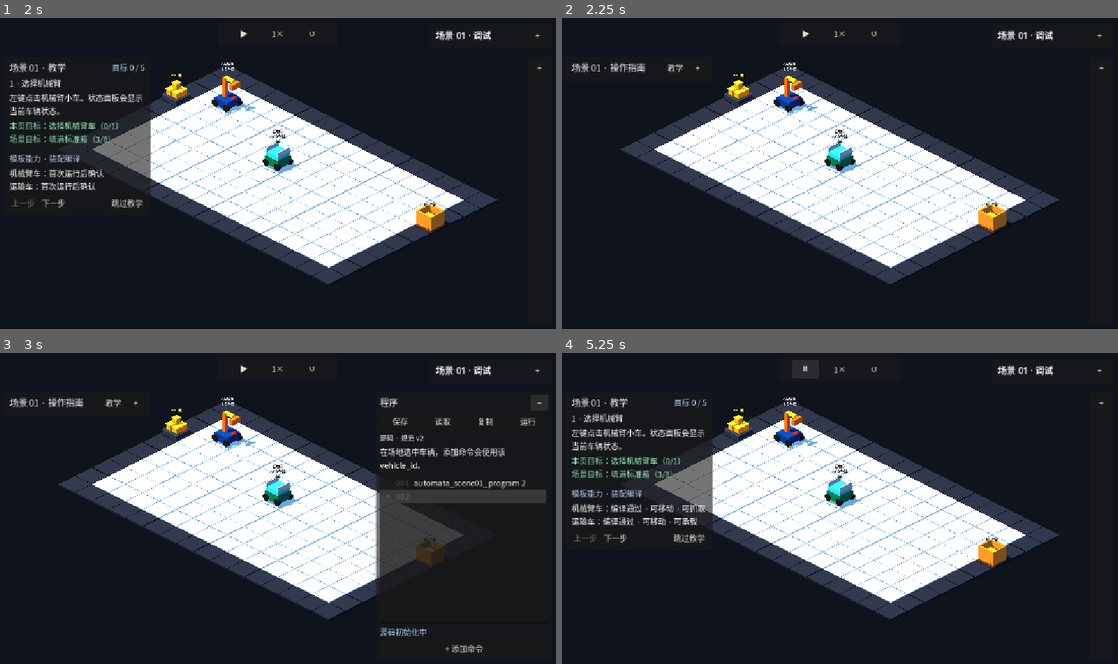
Above: before the commit, frames 1-4 (two rows, left to right).
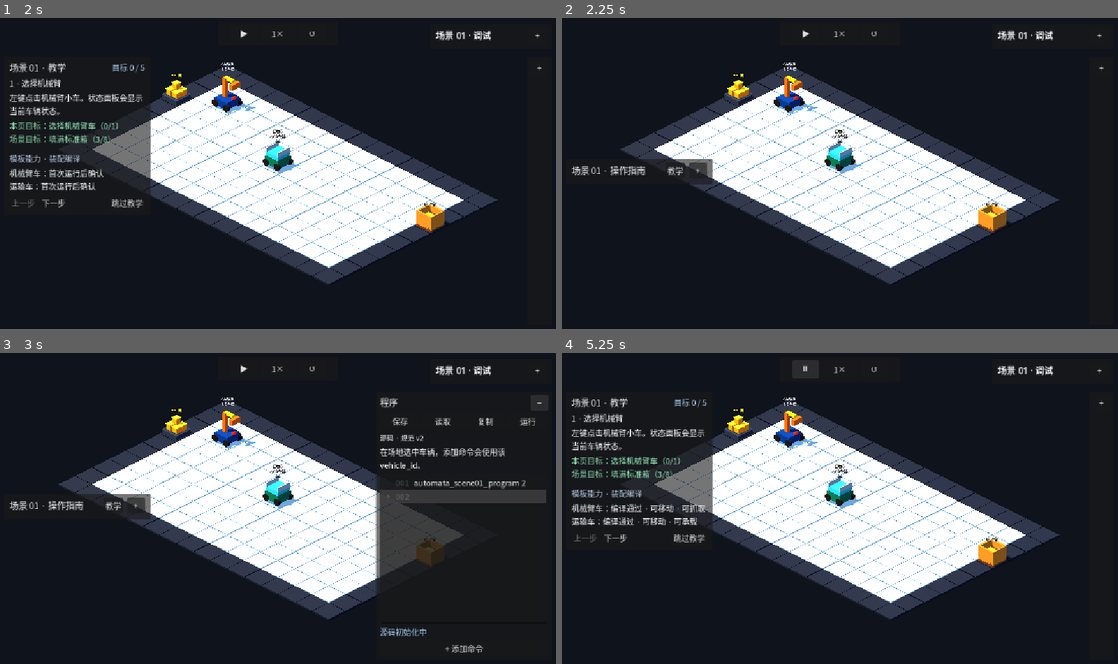
Above: after the commit, the same moments.

Repository: Ri0n72Y/automata
Game: Godot game, scene res://scenes/scene_01/scene_01_basic_packing.tscn
Two runs of this game, one before a commit and one after it. Both use one fixed random seed, a clock stepped at 60 frames per second and the inputs below.
Inputs:
- Up to frame 1 (2 s): click "下一步" at 0.5 s; click "上一步" at 1.25 s
- Up to frame 2 (2.25 s): click "跳过教学" at 2 s
- Up to frame 3 (3 s): click "+" at 2.75 s
- Up to frame 4 (5.25 s): click "−" at 3.5 s; click "教学" at 4.25 s; click "▶" at 5 s

Frame 1 is identical in both runs. In frame 2, 1.2% of the frame differs, in the area x 1-28%, y 14-54%; in frame 3, 1.2%; in frame 4, nothing differs.

Commit message:
[codex]refactor(scene-01): stack guide below HUD

Diff:
--- a/scripts/scene_01/scene_01_manual_controls.gd
+++ b/scripts/scene_01/scene_01_manual_controls.gd
@@ -4,7 +4,6 @@
 const LayoutMetrics := preload("res://scripts/scene_01/scene_01_ui_layout_metrics.gd")
 const COLLAPSED_HEIGHT := 52.0
 const EXPANDED_HEIGHT := 280.0
-const MAX_EXPANDED_VIEWPORT_RATIO := 0.3
 const BODY_PATHS := [
 	NodePath("RootControl/Panel/Margin/VBox/Instructions"),
 	NodePath("RootControl/Panel/Margin/VBox/ScopeNote"),
@@ -71,11 +70,17 @@
 	if panel == null:
 		return
 	var viewport_size := get_viewport().get_visible_rect().size
-	var viewport_width := float(viewport_size.x)
-	var width := LayoutMetrics.left_rail_width(viewport_width)
-	var expanded_limit := maxf(COLLAPSED_HEIGHT, float(viewport_size.y) * MAX_EXPANDED_VIEWPORT_RATIO)
-	var height := COLLAPSED_HEIGHT if _collapsed else minf(EXPANDED_HEIGHT, expanded_limit)
-	panel.offset_right = panel.offset_left + width
+	var height := COLLAPSED_HEIGHT
+	if not _collapsed:
+		height = LayoutMetrics.clamped_panel_height(
+			float(viewport_size.y),
+			LayoutMetrics.LEFT_AUX_TOP,
+			EXPANDED_HEIGHT,
+			COLLAPSED_HEIGHT
+		)
+	panel.offset_left = LayoutMetrics.EDGE_MARGIN
+	panel.offset_top = LayoutMetrics.LEFT_AUX_TOP
+	panel.offset_right = panel.offset_left + LayoutMetrics.left_rail_width(float(viewport_size.x))
 	panel.offset_bottom = panel.offset_top + height
 
 
